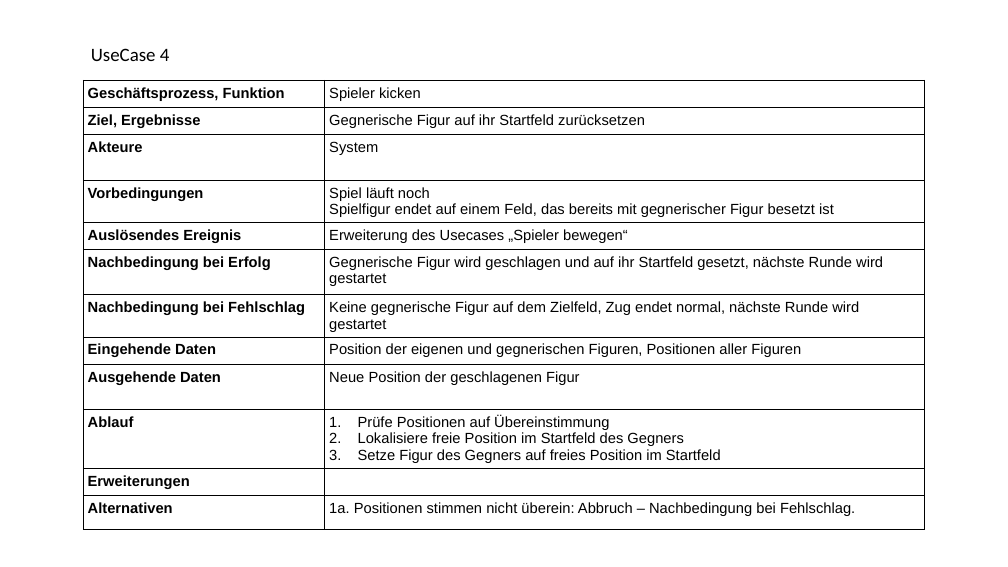
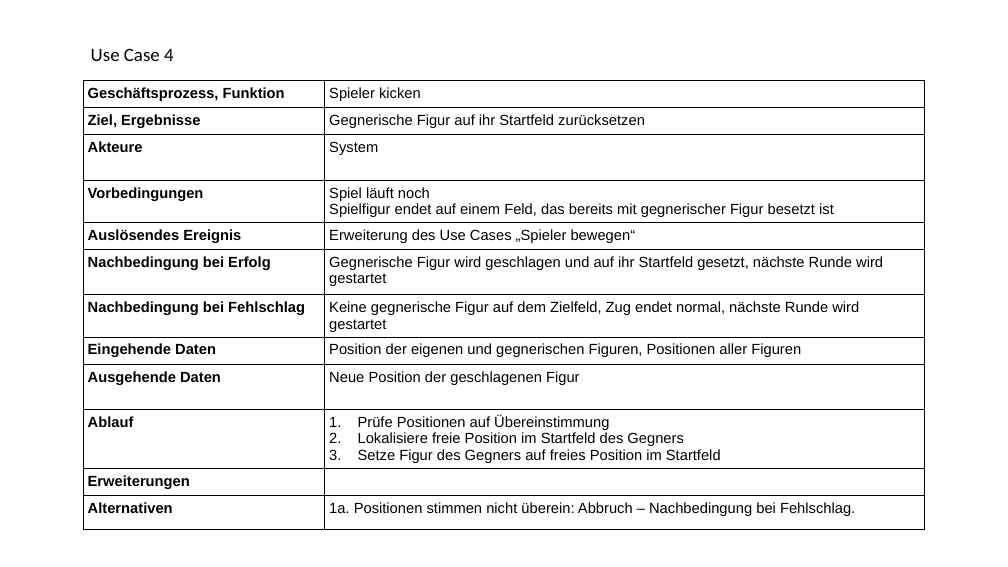
Before and after one commit to mpotthar/dhbw_software_engineering_ii, a slide deck: slide 5 of usecases/usecases.pptx (slide 7 before the commit). Drawn at 1008x567 pixels with LibreOffice and Linux fonts; fonts in the diff are those of the drawing. Boxes give left, top, right and bottom in pixels: in the first picture for what was removed or moved away, otherwise in the second. Text is boxed around its words. In the diff, an @@ line names an element or a change of style, - is before the commit and + after.

```diff
--- a/usecases/usecases.pptx
+++ b/usecases/usecases.pptx
@@ text at (91, 48, 174, 61): spaces changed @@
-UseCase 4
+Use Case 4
@@ table at (83, 80, 925, 520) @@
-row 5, column 2: Erweiterung des Usecases „Spieler bewegen“
+row 5, column 2: Erweiterung des Use Cases „Spieler bewegen“
```
Also in this commit, not shown: 4 other slides changed, 1 slide added, 3 slides removed.
